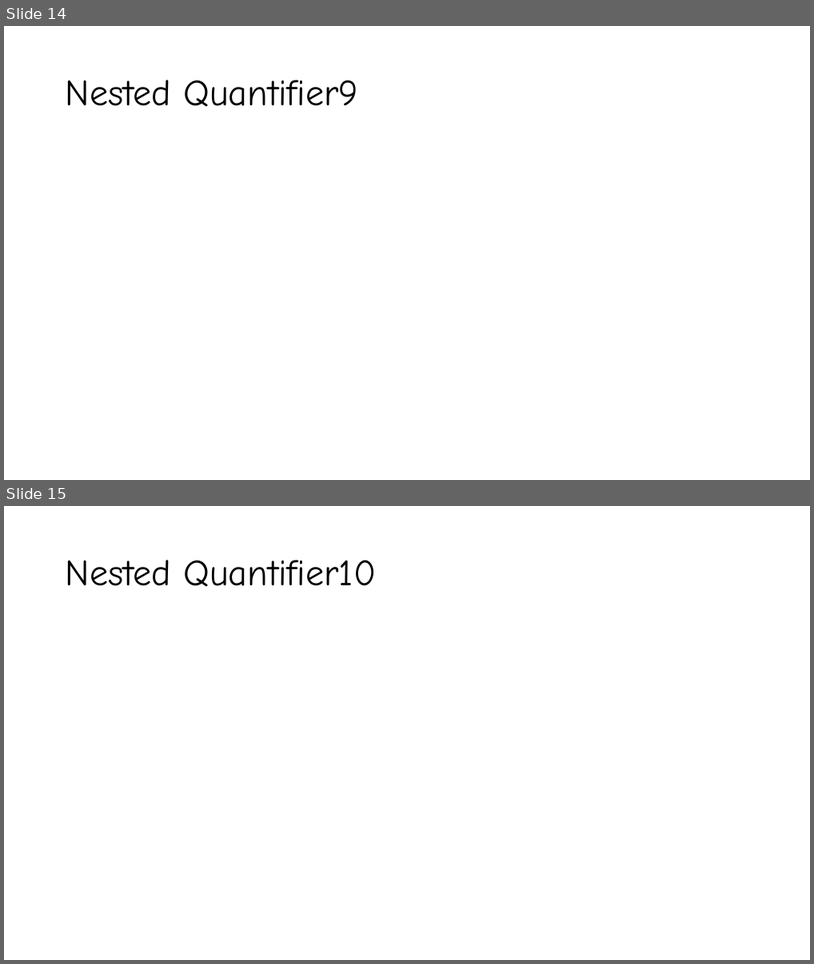
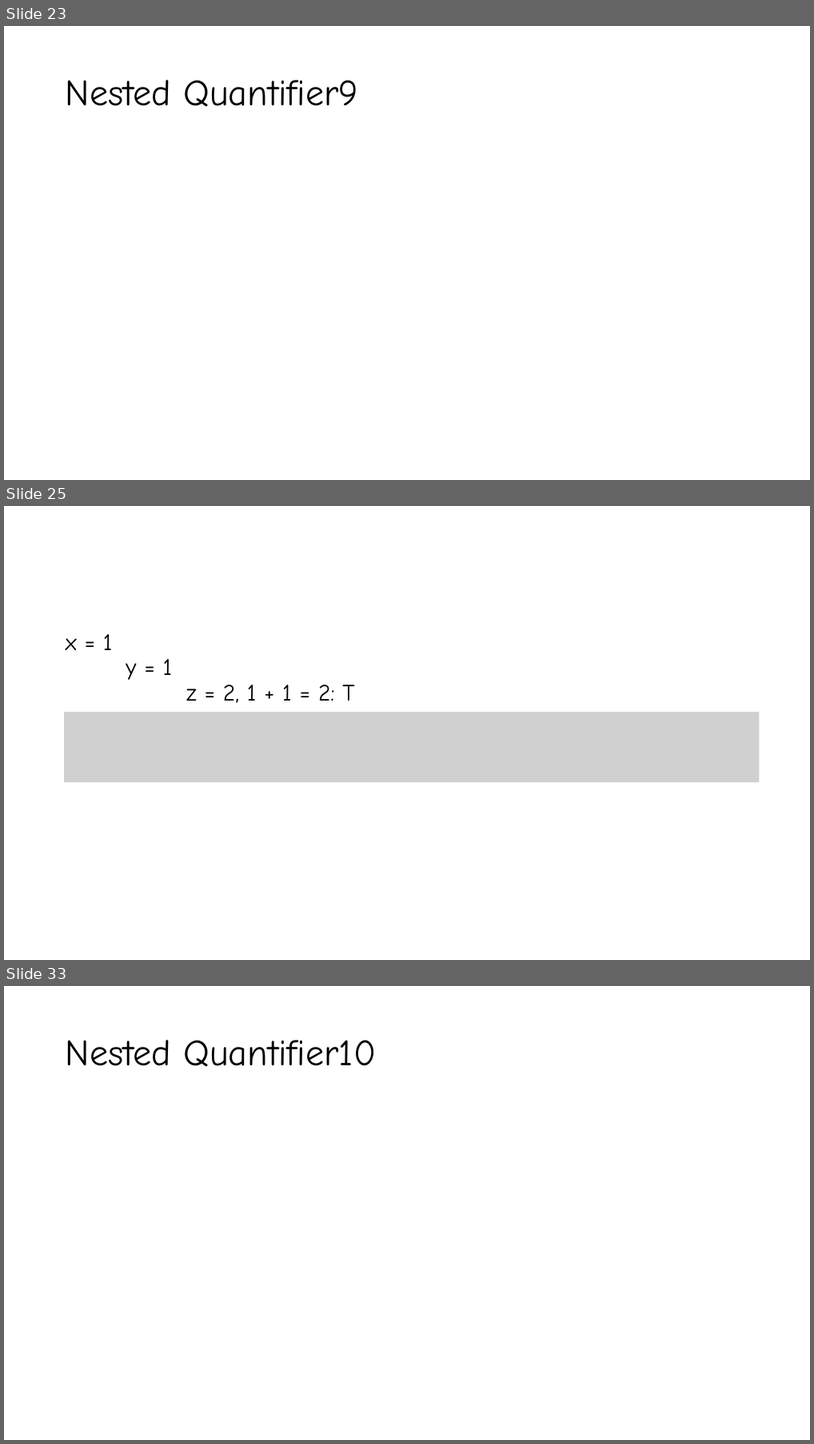
Before and after one commit to YeasirRayhanPrince/yeasirrayhanprince.github.io, a slide deck: cse106/slides/2. Predicate.pptx. Shown one above the other, each under a label of ours: slides 14 and 15 before the commit, slides 23, 25 and 33 after it; the slides between them are not shown. The pictures are 814x964 and 814x1444 pixels, drawn with LibreOffice and Linux fonts; fonts in the diff are those of the drawing; grey boxes stand for pictures. Boxes give left, top, right and bottom in pixels: in the first picture for what was removed or moved away, otherwise in the second. Text is boxed around its words. In the diff, an @@ line names an element or a change of style, - is before the commit and + after.

```diff
--- a/cse106/slides/2. Predicate.pptx
+++ b/cse106/slides/2. Predicate.pptx
@@ slide 25 added at (4,506,810,960), background #FFFFFF @@
@@ text added at (66,634,354,703), 28 pt, text #000000 @@
+x = 1
+y = 1
+z = 2, 1 + 1 = 2: T
@@ picture added at (64,712,759,783) @@
@@ what was slide 14 is now slide 23 @@
@@ what was slide 15 is now slide 33 @@
```
Also in this commit, not shown: 18 other slides added, 5 other files.
